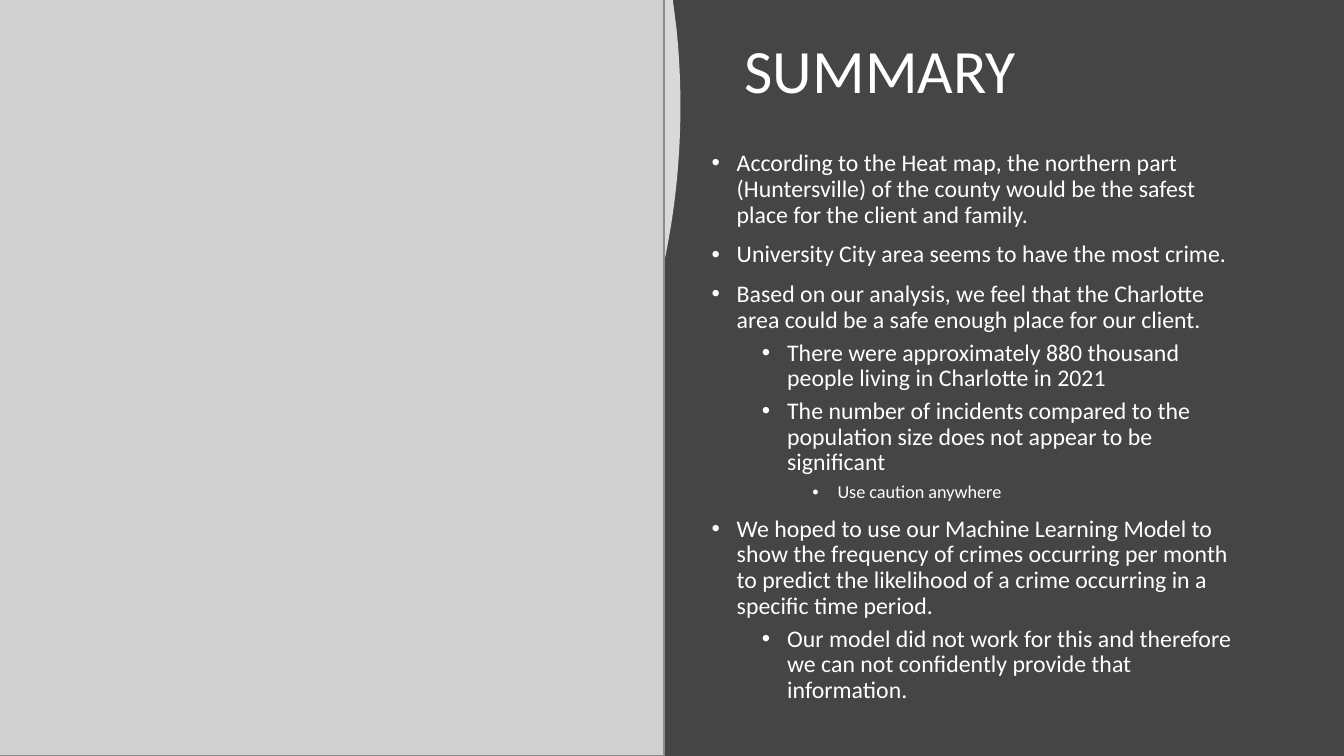
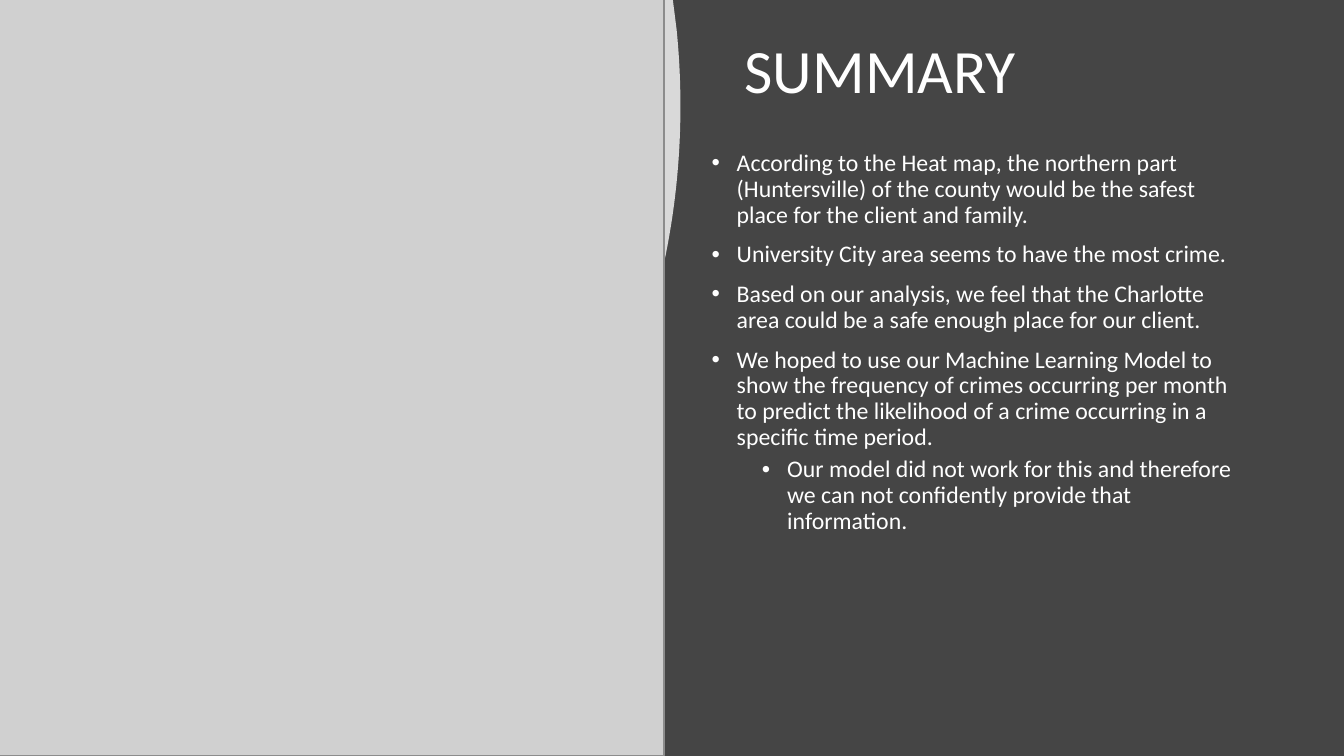
Before and after one commit to Kcav18/Final_Project, a slide deck: slide 8 of Final Presentation.pptx (slide 9 before the commit). Drawn at 1344x756 pixels with LibreOffice and Linux fonts; fonts in the diff are those of the drawing; grey boxes stand for pictures. Boxes give left, top, right and bottom in pixels: in the first picture for what was removed or moved away, otherwise in the second. Text is boxed around its words. In the diff, an @@ line names an element or a change of style, - is before the commit and + after.

```diff
--- a/Final Presentation.pptx
+++ b/Final Presentation.pptx
@@ text at (787,344,1190,501): paragraphs removed @@
-  • There were approximately 880 thousand people living in Charlotte in 2021
-  • The number of incidents compared to the population size does not appear to be significant
-    • Use caution anywhere
```
Also in this commit, not shown: 3 other slides changed, 1 slide removed.
